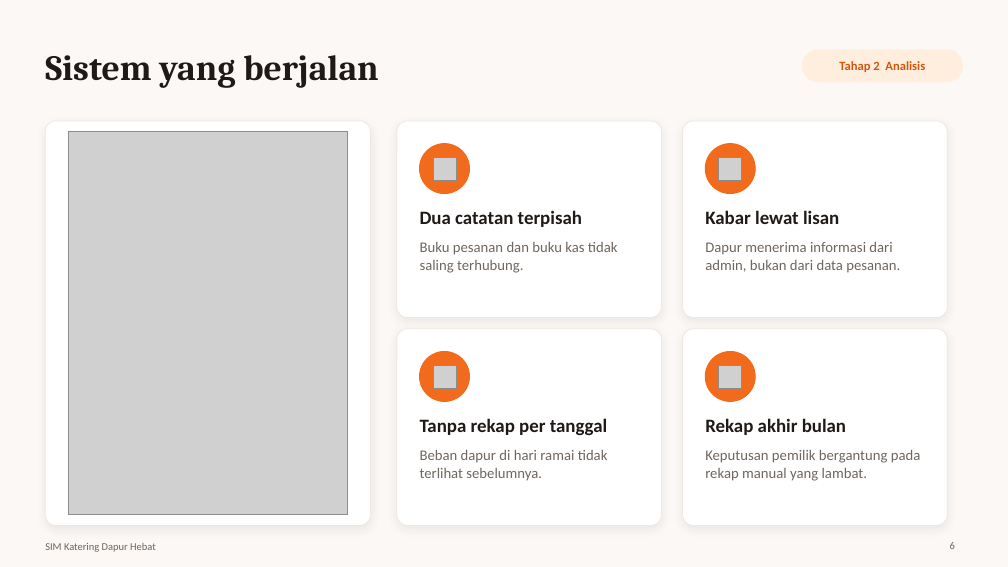
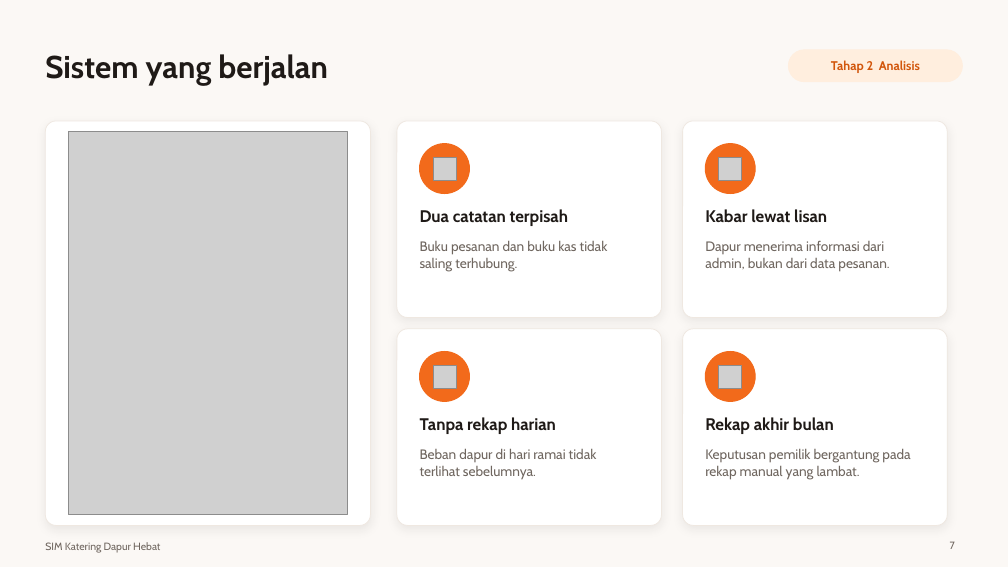
Before and after one commit to koriebruh/sim-katering-dapur-hebat, a slide deck: slide 7 of Presentasi-SIM-Katering-Dapur-Hebat.pptx (slide 6 before the commit). Drawn at 1008x567 pixels with LibreOffice and Linux fonts; fonts in the diff are those of the drawing; grey boxes stand for pictures. Boxes give left, top, right and bottom in pixels: in the first picture for what was removed or moved away, otherwise in the second. Text is boxed around its words. In the diff, an @@ line names an element or a change of style, - is before the commit and + after.

```diff
--- a/Presentasi-SIM-Katering-Dapur-Hebat.pptx
+++ b/Presentasi-SIM-Katering-Dapur-Hebat.pptx
@@ title "Sistem yang berjalan" at [45,54,328,85]: size 34 to 30 pt, font Cambria to Cabin @@
@@ text "Tahap 2 Analisis": place and size @@
-text "Tahap 2 Analisis" at [839,61,925,72]
+text "Tahap 2 Analisis" at [831,60,920,73]
@@ text "Tahap 2 Analisis" at [831,60,920,73]: font Calibri to Cabin @@
@@ rounded rectangle: place and size @@
-rounded rectangle at [803,50,963,82]
+rounded rectangle at [789,50,963,82]
@@ text at [420,417,556,434]: text changed; size 18 to 16 pt; font Calibri to Cabin @@
-Tanpa rekap per tanggal
+Tanpa rekap harian
@@ size 18 to 16 pt, font Calibri to Cabin in 3 elements at [420,209,568,226], [705,209,827,222], [705,417,834,434] @@
@@ size 14 to 13 pt, font Calibri to Cabin in 4 elements at [420,241,608,272], [705,241,889,272], [420,449,597,480], [705,449,910,480] @@
@@ text "SIM Katering Dapur Hebat" at [45,542,160,553]: font Calibri to Cabin @@
@@ page number at [950,541,955,549]: text changed; font Calibri to Cabin @@
-6
+7
```
Also in this commit, not shown: 14 other slides changed, 2 slides added, 9 other files.
